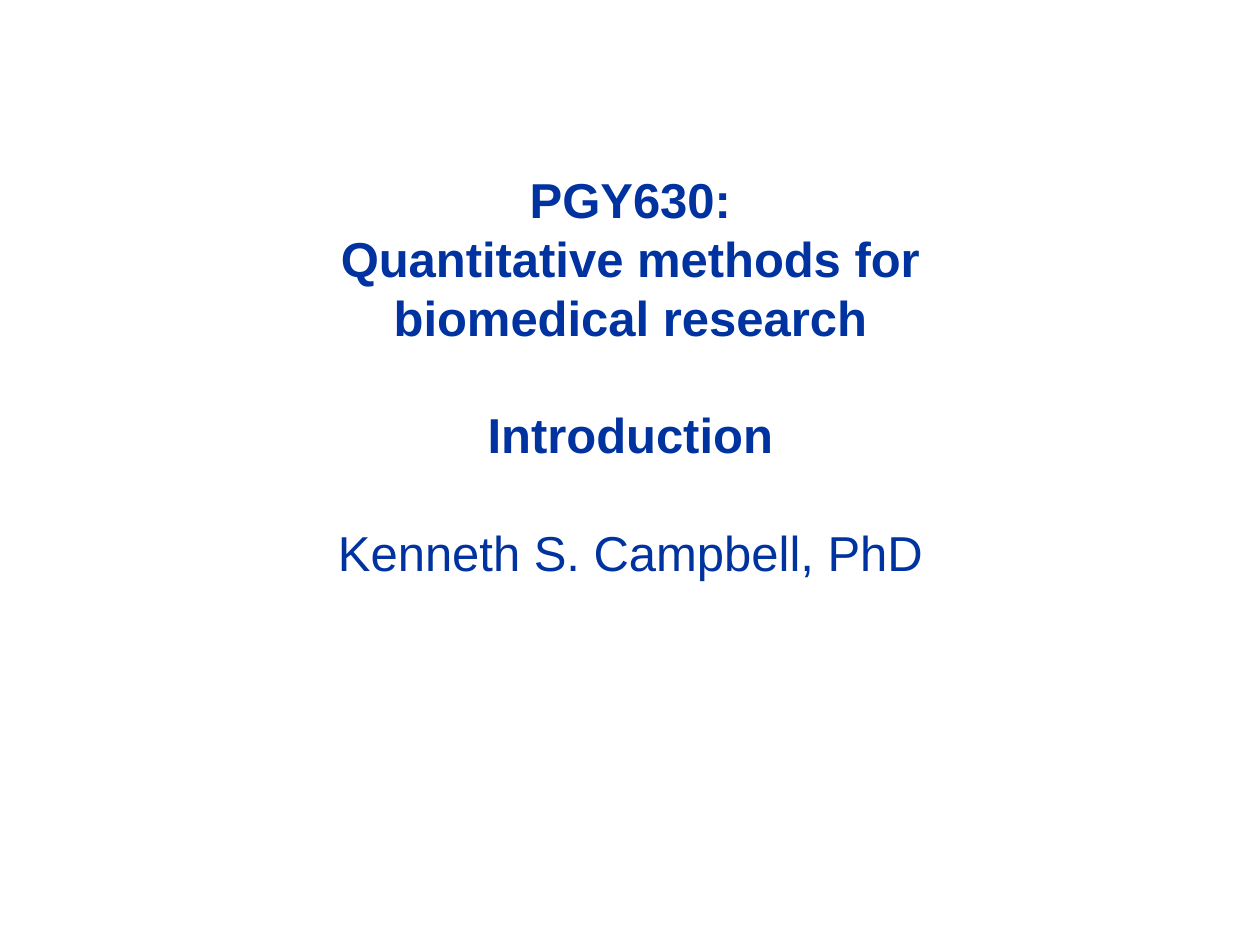
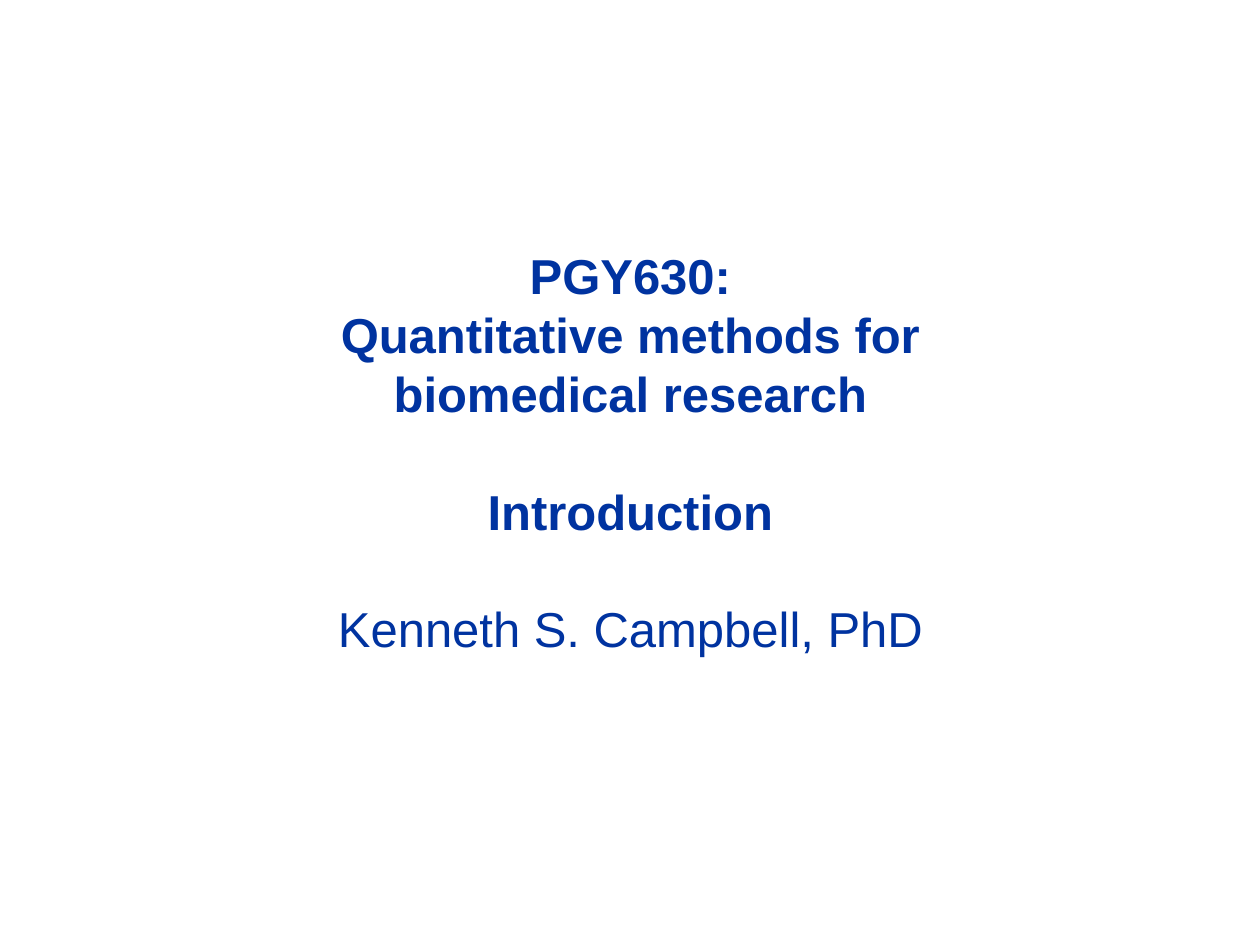
Before and after one commit to Campbell-Muscle-Lab/teaching_PGY630_QM, a slide deck: slide 1 of lectures/introduction/introduction.pptx. Drawn at 1260x945 pixels with LibreOffice and Linux fonts; fonts in the diff are those of the drawing. Boxes give left, top, right and bottom in pixels: in the first picture for what was removed or moved away, otherwise in the second. Text is boxed around its words. In the diff, an @@ line names an element or a change of style, - is before the commit and + after.

Commit message:
Adding video to introduction

```diff
--- a/lectures/introduction/introduction.pptx
+++ b/lectures/introduction/introduction.pptx
@@ title "PGY630: Quantitative methods for biomedical ...": place and size @@
-title "PGY630: Quantitative methods for biomedical ..." at <box>338,183,923,581</box>
+title "PGY630: Quantitative methods for biomedical ..." at <box>338,259,923,657</box>
```
Also in this commit, not shown: 3 other slides changed, 3 other files.
